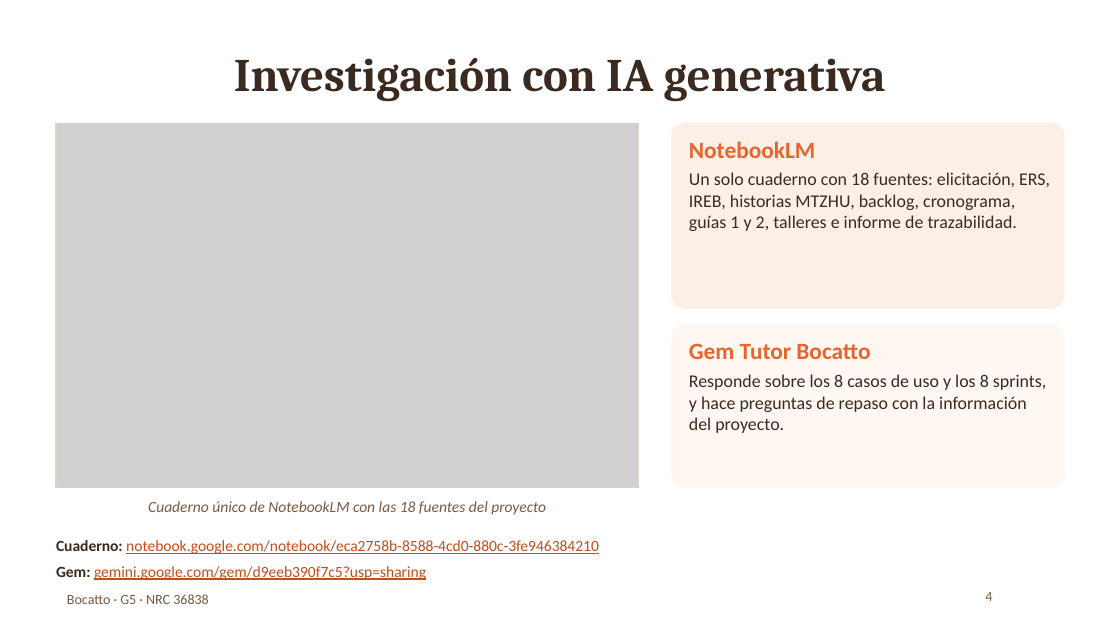
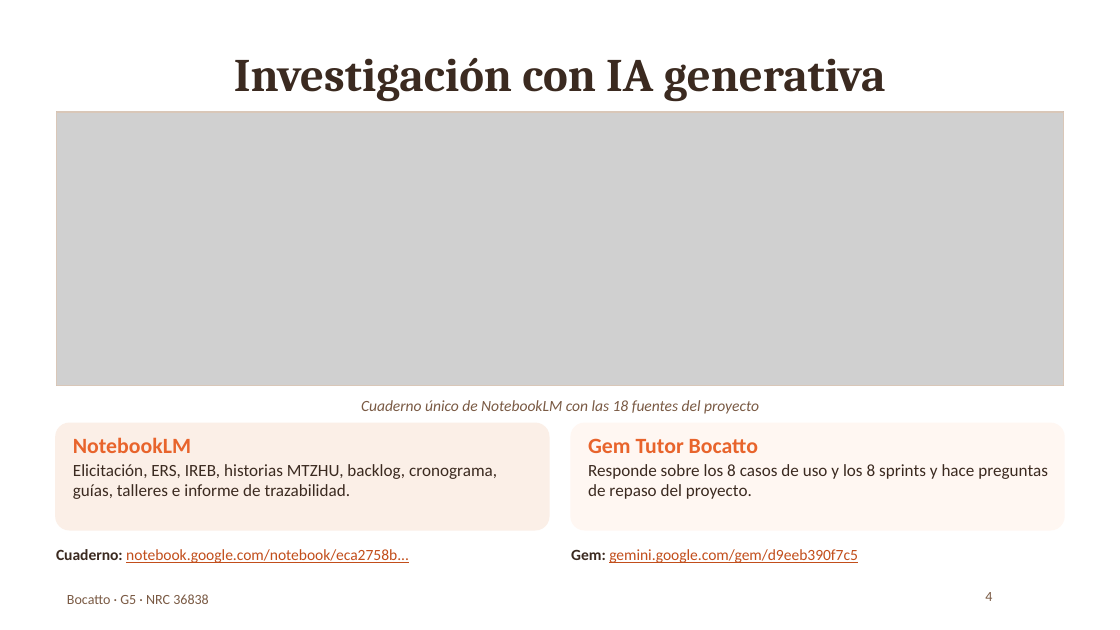
Before and after one commit to Ricardo-lainez/RicardoLainez36838_G5_ADSW, a slide deck: slide 4 of Informe final/Presentacion_SegundoParcial_Bocatto_G5.pptx. Drawn at 1120x630 pixels with LibreOffice and Linux fonts; fonts in the diff are those of the drawing; grey boxes stand for pictures; background and template pictures are left out. Boxes give left, top, right and bottom in pixels: in the first picture for what was removed or moved away, otherwise in the second. Text is boxed around its words. In the diff, an @@ line names an element or a change of style, - is before the commit and + after.

Commit message:
Presentacion del segundo parcial, informe de trazabilidad con 8 sprints y evidencias de Jira

```diff
--- a/Informe final/Presentacion_SegundoParcial_Bocatto_G5.pptx
+++ b/Informe final/Presentacion_SegundoParcial_Bocatto_G5.pptx
@@ picture: place and size @@
-picture at [56, 123, 638, 487]
+picture at [57, 112, 1064, 385]
@@ rectangle: place and size @@
-rectangle at [56, 123, 638, 487]
+rectangle at [57, 112, 1064, 385]
@@ rectangle at [57, 112, 1064, 385]: outline #E3D3C6 0.75 pt to #D9C7B8 0.75 pt @@
@@ text "Cuaderno único de NotebookLM con ...": place and size @@
-text "Cuaderno único de NotebookLM con ..." at [148, 501, 546, 515]
+text "Cuaderno único de NotebookLM con ..." at [361, 400, 759, 414]
@@ rounded rectangle at [56, 423, 549, 530]: proportions changed @@
@@ rounded rectangle: place and size @@
-rounded rectangle at [672, 123, 1064, 308]
+rounded rectangle at [56, 423, 549, 530]
@@ text "NotebookLM" at [73, 437, 191, 453]: size 15 to 14 pt @@
@@ text "NotebookLM": place and size @@
-text "NotebookLM" at [689, 141, 815, 158]
+text "NotebookLM" at [73, 437, 191, 453]
@@ rounded rectangle: place and size @@
-rounded rectangle at [672, 325, 1064, 487]
+rounded rectangle at [571, 423, 1064, 530]
@@ rounded rectangle at [571, 423, 1064, 530]: proportions changed @@
@@ text "Gem Tutor Bocatto": place and size @@
-text "Gem Tutor Bocatto" at [689, 343, 870, 359]
+text "Gem Tutor Bocatto" at [588, 438, 758, 453]
@@ text "Gem Tutor Bocatto" at [588, 438, 758, 453]: size 15 to 14 pt @@
@@ text at [73, 464, 497, 499]: text changed; size 11.5 to 11 pt @@
-Un solo cuaderno con 18 fuentes: elicitación, ERS, IREB, historias MTZHU, backlog, cronograma, guías 1 y 2, talleres e informe de trazabilidad.
+Elicitación, ERS, IREB, historias MTZHU, backlog, cronograma, guías, talleres e informe de trazabilidad.
@@ text at [588, 464, 1048, 499]: text changed; size 11.5 to 11 pt @@
-Responde sobre los 8 casos de uso y los 8 sprints, y hace preguntas de repaso con la información del proyecto.
+Responde sobre los 8 casos de uso y los 8 sprints y hace preguntas de repaso del proyecto.
@@ text at [56, 549, 409, 563]: text changed @@
-Cuaderno: notebook.google.com/notebook/eca2758b-8588-4cd0-880c-3fe946384210
+Cuaderno: notebook.google.com/notebook/eca2758b...
@@ text at [571, 549, 858, 563]: text changed @@
-Gem: gemini.google.com/gem/d9eeb390f7c5?usp=sharing
+Gem: gemini.google.com/gem/d9eeb390f7c5
```
Also in this commit, not shown: 6 other slides changed, 11 other files.
